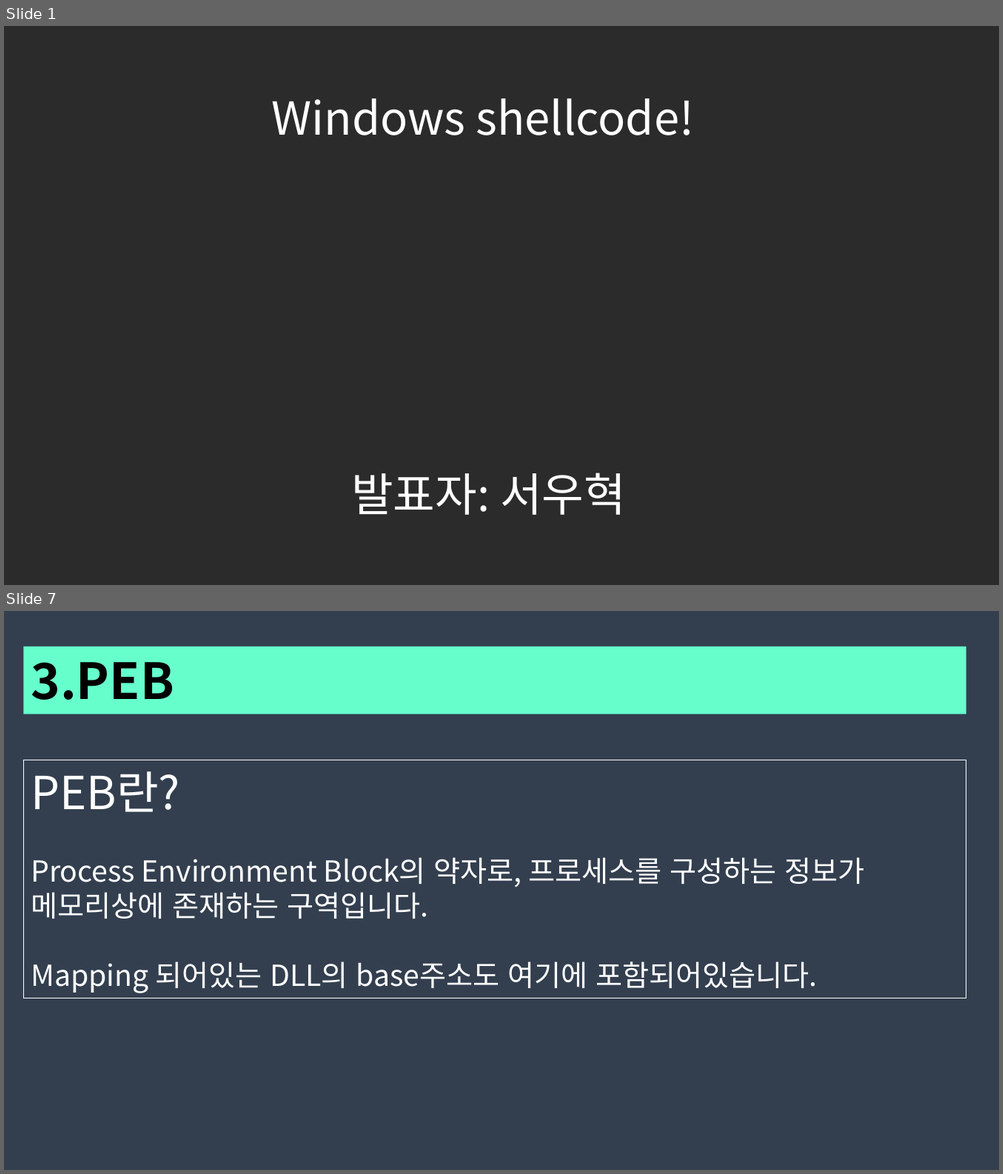
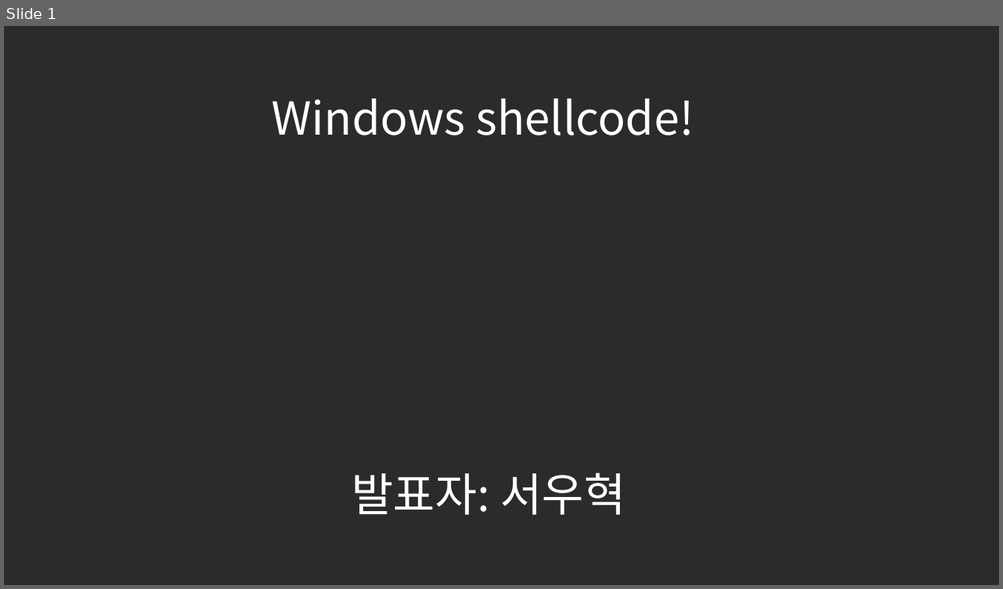
Before and after one commit to traitor0213/universal-shellcode, a slide deck: 123545.pptx. Shown one above the other, each under a label of ours: slides 1 and 7 before the commit, slide 1 after it; the slides between them are not shown. The pictures are 1003x1174 and 1003x589 pixels, drawn with LibreOffice and Linux fonts; fonts in the diff are those of the drawing; background and template pictures are left out; a plain dark background stands for a picture behind light text. Boxes give left, top, right and bottom in pixels: in the first picture for what was removed or moved away, otherwise in the second. Text is boxed around its words. In the diff, an @@ line names an element or a change of style, - is before the commit and + after.

```diff
--- a/123545.pptx
+++ b/123545.pptx
@@ slide 7 removed at [4,611,999,1170], background #333F50 @@
@@ rectangle removed at [23,646,966,714] @@
-3.PEB
@@ rectangle removed at [23,760,966,999] @@
-PEB란?
-Process Environment Block의 약자로, 프로세스를 구성하는 정보가
-메모리상에 존재하는 구역입니다.
-Mapping 되어있는 DLL의 base주소도 여기에 포함되어있습니다.
```
Also in this commit, not shown: 20 slides changed, 4 slides added, 2 other slides removed.
